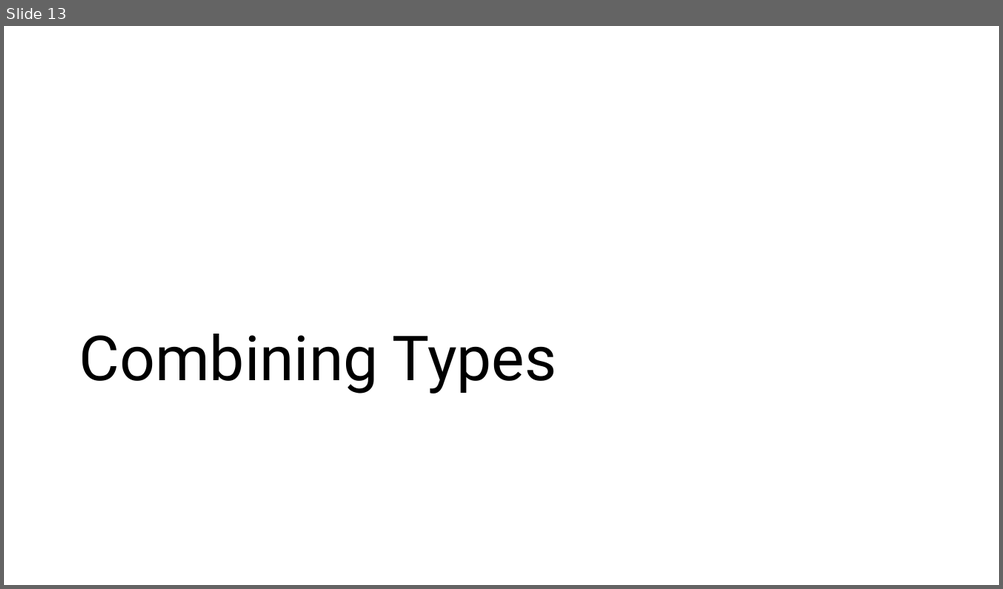
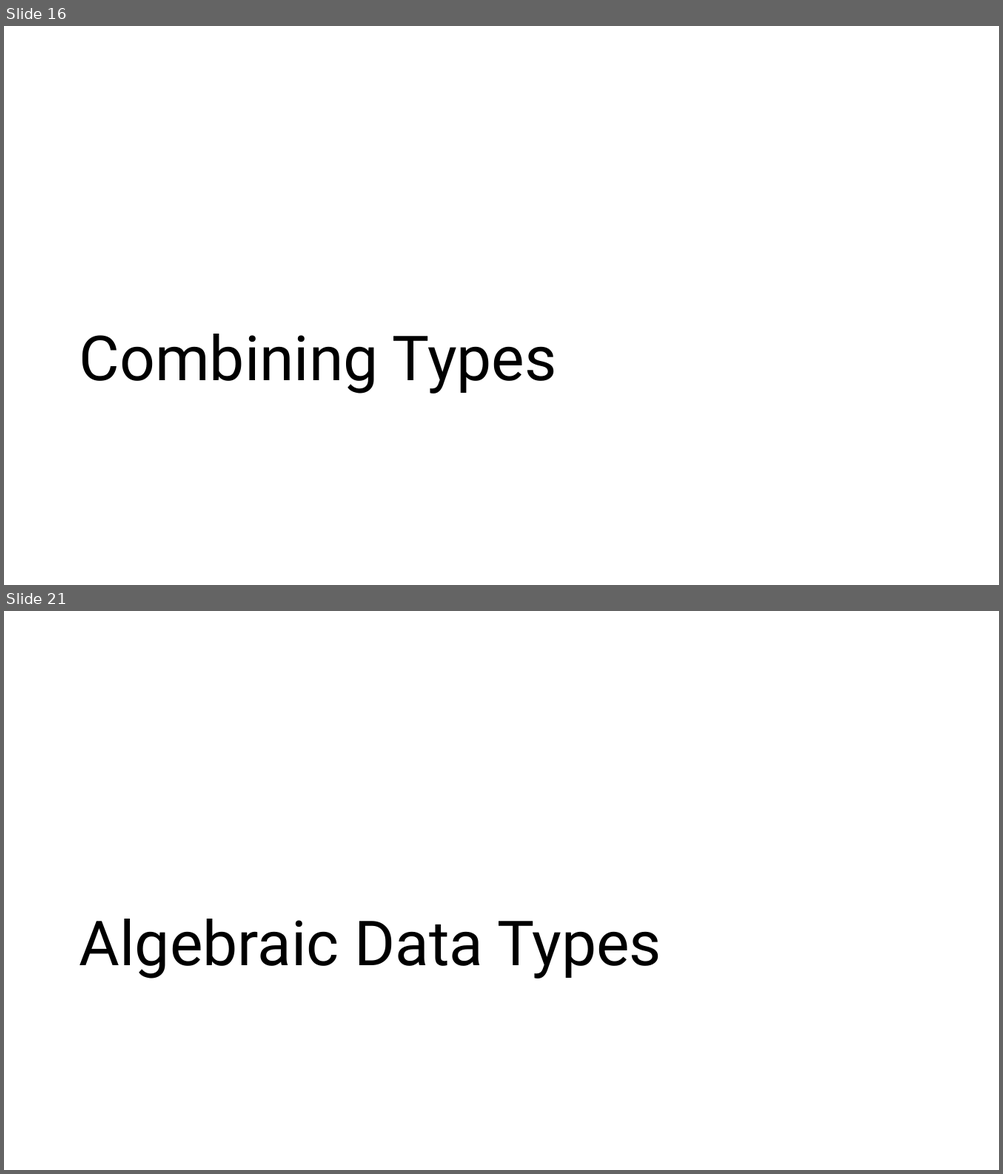
Before and after one commit to ymekesser/a-type-of-magic-presentation, a slide deck: a-type-of-magic.pptx. Shown one above the other, each under a label of ours: slide 13 before the commit, slides 16 and 21 after it; the slides between them are not shown. The pictures are 1003x589 and 1003x1174 pixels, drawn with LibreOffice and Linux fonts; fonts in the diff are those of the drawing. Boxes give left, top, right and bottom in pixels: in the first picture for what was removed or moved away, otherwise in the second. Text is boxed around its words. In the diff, an @@ line names an element or a change of style, - is before the commit and + after.

Commit message:
Refined basic types and intro

```diff
--- a/a-type-of-magic.pptx
+++ b/a-type-of-magic.pptx
@@ slide 21 added at <box>4,611,999,1170</box>, background #FFFFFF @@
@@ title added at <box>79,919,661,979</box>, 60 pt, text #000000 @@
+Algebraic Data Types
@@ what was slide 13 is now slide 16 @@
```
Also in this commit, not shown: 12 slides changed, 6 other slides added, 2 other files.
